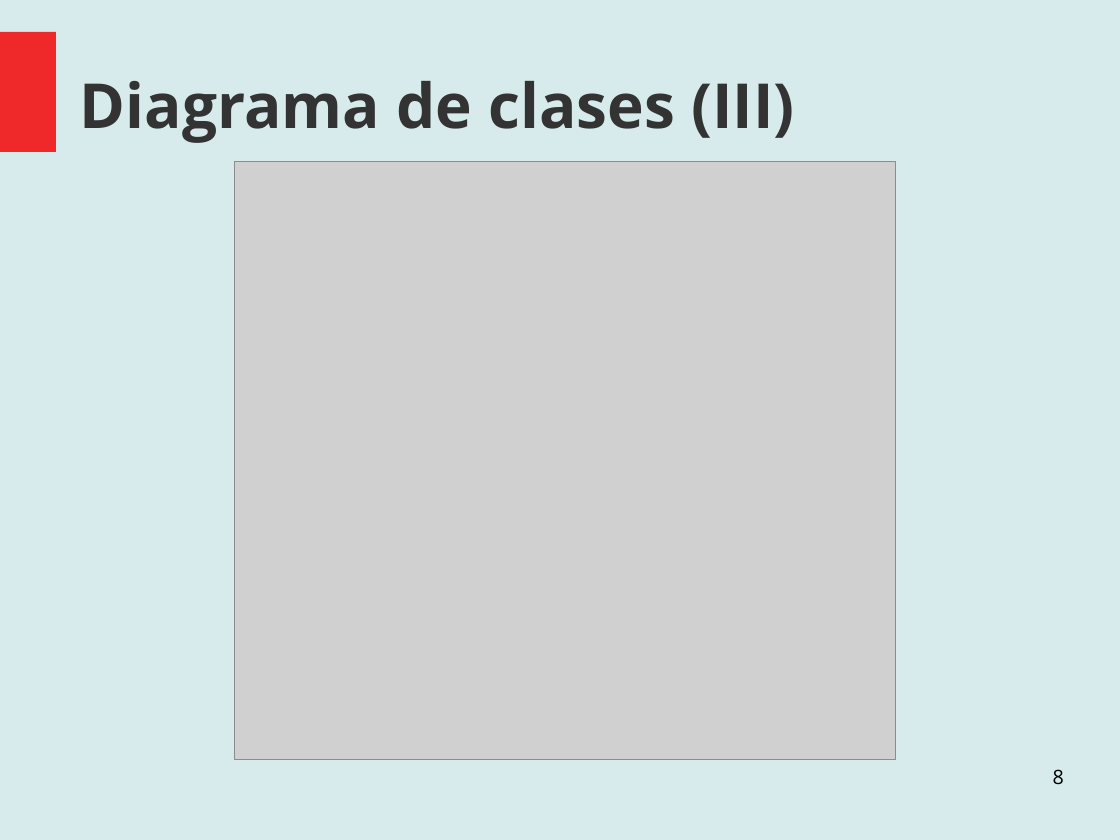
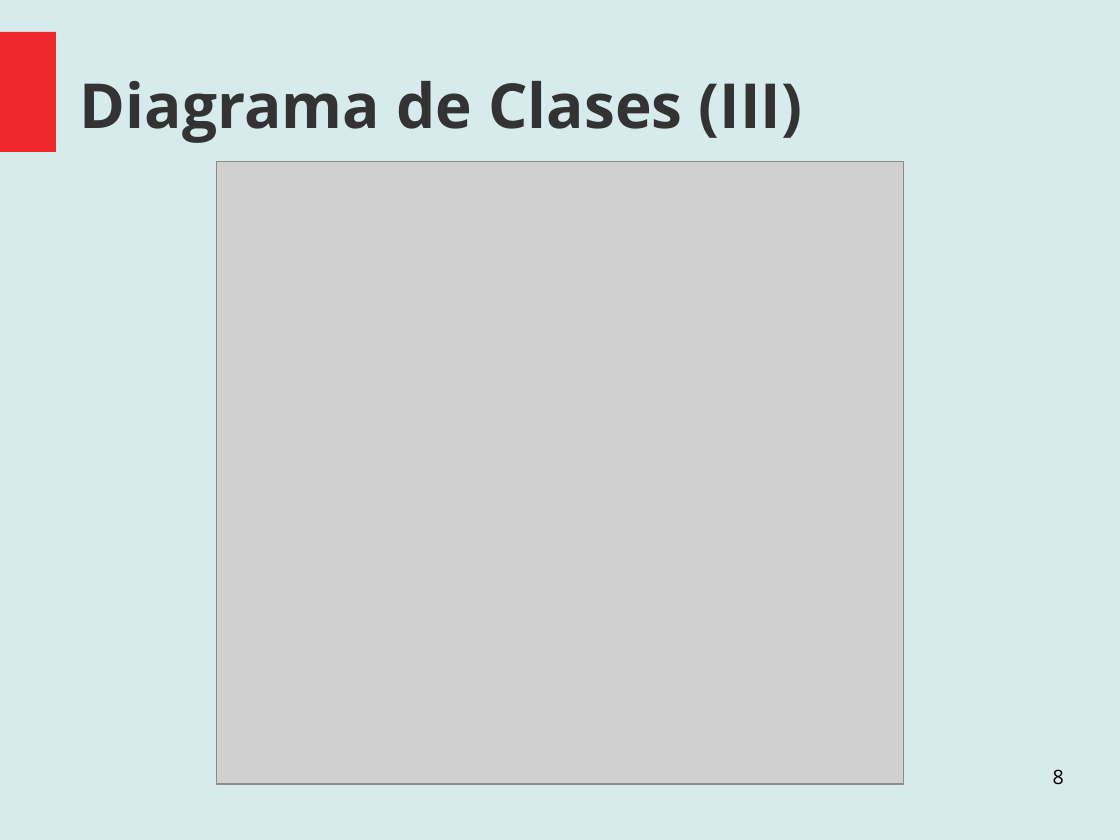
Before and after one commit to santiago-m/ProyectoAnalisisYDise-o, a slide deck: slide 8 of Documentation/Muestra de Avances.odp. Drawn at 1120x840 pixels with LibreOffice and Linux fonts; fonts in the diff are those of the drawing; grey boxes stand for pictures. Boxes give left, top, right and bottom in pixels: in the first picture for what was removed or moved away, otherwise in the second. Text is boxed around its words. In the diff, an @@ line names an element or a change of style, - is before the commit and + after.

```diff
--- a/Documentation/Muestra de Avances.odp
+++ b/Documentation/Muestra de Avances.odp
@@ title at (x1=80, y1=81, x2=803, y2=143): text changed @@
-Diagrama de clases (III)
+Diagrama de Clases (III)
@@ picture resized from (x1=235, y1=162, x2=896, y2=760) to (x1=216, y1=162, x2=905, y2=785) @@
```
Also in this commit, not shown: 3 other slides changed, 1 other file.
